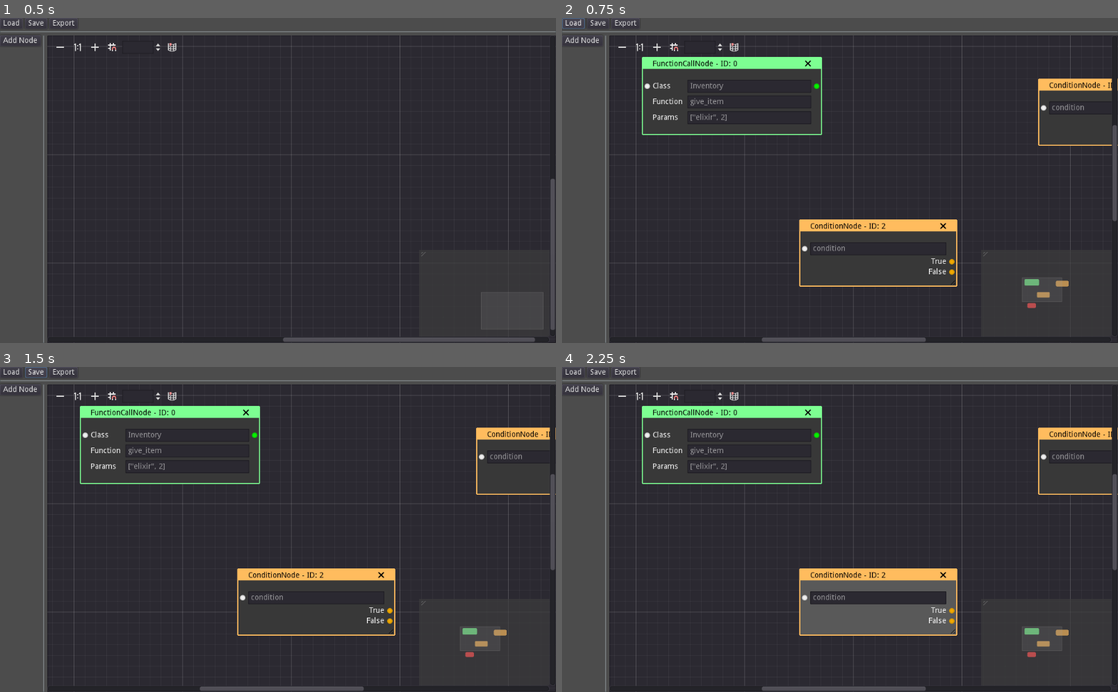
Above: before the commit, frames 1-4 (two rows, left to right).
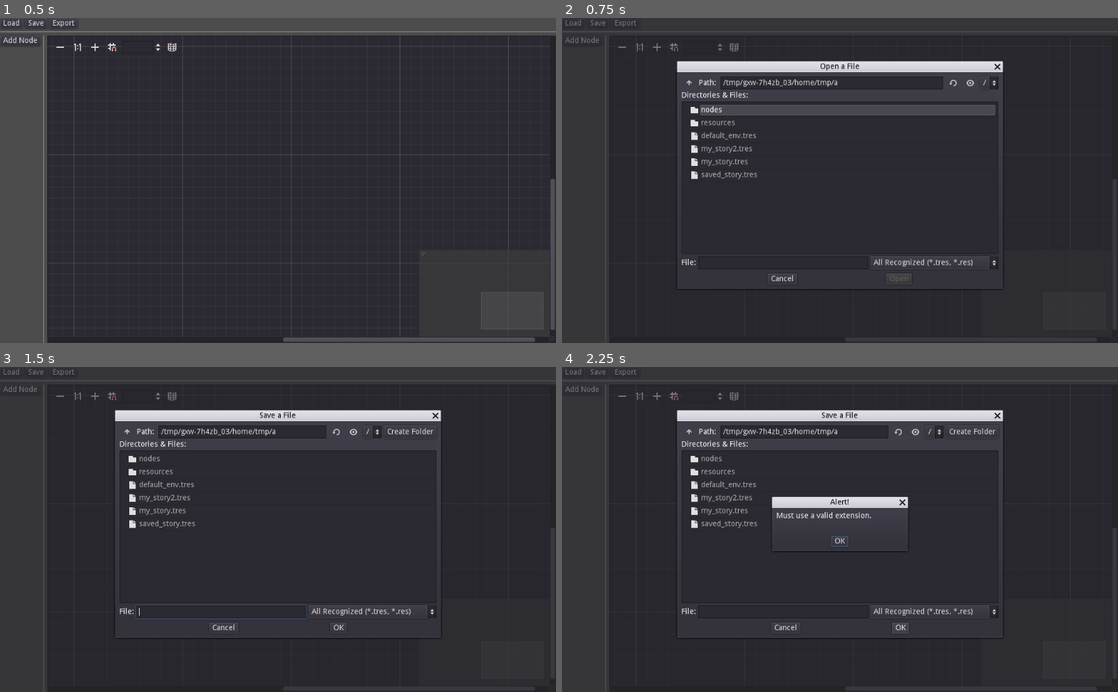
Above: after the commit, the same moments.

Repository: fossegutten/FuzzyStoryEditor
Game: Godot game, scene res://StoryEditor.tscn
Same seed, same stepped clock (60 frames per second), same inputs: the game is played once before the commit and once after it.
Inputs (mouse positions are in pixels of both pictures, inside the frame that each line leads up to):
- Up to frame 1 (0.5 s): no input
- Up to frame 2 (0.75 s): click "Load" at 0.5 s
- Up to frame 3 (1.5 s): click "Save" at 1.25 s
- Up to frame 4 (2.25 s): click (901, 627) at 2 s, where only the run after the commit has a clickable "OK"

Frame 1 is identical in both runs. In frame 2, 10% of the frame differs, in the area x 0-100%, y 0-100%; in frame 3, 9.0%; in frame 4, 13%.

Commit message:
save and load panels added

Diff:
--- /dev/null
+++ b/FileDialogPanel.gd
@@ -0,0 +1,68 @@
+extends Panel
+
+signal load_request(path)
+signal save_request(path)
+
+var file_dialog_size := Vector2(600, 400)
+var confirmation_dialog_size := Vector2(300, 100)
+
+export(NodePath) var graph_edit_path : NodePath
+#enum {
+#	LOAD,
+#	SAVE
+#}
+#
+#var current_mode : int = -1
+var current_load_path : String = ""
+
+func _ready():
+	hide()
+
+
+func open_load_panel() -> void:
+	show()
+	$FileDialogLoad.popup_centered(file_dialog_size)
+
+func open_save_panel() -> void:
+	show()
+	$FileDialogSave.popup_centered(file_dialog_size)
+
+# max 3 lines text for now
+func open_confirmation_panel(title : String, text : String = "") -> void:
+	$ConfirmationDialogLoad.window_title = title
+	$ConfirmationDialogLoad.popup_centered(confirmation_dialog_size)
+#	$ConfirmationDialogLoad/Margin/Label.text = text
+
+
+func _on_Dialog_popup_hide():
+	# don't close if confirmation dialog just popped
+	if !$ConfirmationDialogLoad.visible:
+		hide()
+
+
+func _on_FileDialogLoad_file_selected(path):
+
+	var prompt : bool = false
+
+	var graph_edit : EventEdit = get_node(graph_edit_path)
+
+	if graph_edit:
+		if graph_edit.get_event_nodes().size() > 0:
+			prompt = true
+
+	if prompt:
+		current_load_path = path
+		open_confirmation_panel("Are you sure you want to load?")
+	else:
+		emit_signal("load_request", path)
+
+
+func _on_FileDialogSave_file_selected(path):
+	# save dialog has a confirmation prompt built in, for when file exists
+	emit_signal("save_request", path)
+	print("save requested")
+
+
+func _on_ConfirmationDialogLoad_confirmed():
+	print("load requested")
+	emit_signal("load_request", current_load_path)
--- a/StoryEditor.gd
+++ b/StoryEditor.gd
@@ -43,15 +43,29 @@
 
 
 func _on_LoadButton_pressed():
-	var arr : Array = $StorySaveLoad.load_resource()
-	$StoryParser.array_to_graph(graph_edit, arr)
+	$FileDialogPanel.open_load_panel()
 
 
 func _on_SaveButton_pressed():
-	var arr : Array = $StoryParser.graph_to_array(graph_edit, graph_edit.get_event_nodes())
-	$StorySaveLoad.save_as_resource(arr)
+	$FileDialogPanel.open_save_panel()
 
 
 func _on_ExportButton_pressed():
 	var arr : Array = $StoryParser.graph_to_array(graph_edit, graph_edit.get_event_nodes())
 	$StorySaveLoad.save_as_json(arr)
+
+
+func _on_FileDialogPanel_load_request(path):
+	graph_edit.clear_all_event_nodes()
+
+	# make sure the old nodes are removed before we load in new ones
+	yield(get_tree(), "idle_frame")
+	yield(get_tree(), "idle_frame")
+
+	var arr : Array = $StorySaveLoad.load_resource(path)
+	$StoryParser.array_to_graph(graph_edit, arr)
+
+
+func _on_FileDialogPanel_save_request(path):
+	var arr : Array = $StoryParser.graph_to_array(graph_edit, graph_edit.get_event_nodes())
+	$StorySaveLoad.save_as_resource(arr, path)
--- a/StoryEditor.tscn
+++ b/StoryEditor.tscn
@@ -1,9 +1,10 @@
-[gd_scene load_steps=5 format=2]
+[gd_scene load_steps=6 format=2]
 
 [ext_resource path="res://StoryEditor.gd" type="Script" id=1]
 [ext_resource path="res://StoryParser.gd" type="Script" id=2]
 [ext_resource path="res://StoryGraphEdit.gd" type="Script" id=3]
 [ext_resource path="res://StorySaveLoad.gd" type="Script" id=4]
+[ext_resource path="res://FileDialogPanel.gd" type="Script" id=5]
 
 [node name="StoryEditor" type="Control"]
 anchor_right = 1.0
@@ -81,6 +82,81 @@
 margin_right = 20.0
 margin_bottom = 20.0
 
+[node name="FileDialogPanel" type="Panel" parent="."]
+self_modulate = Color( 1, 1, 1, 0.545098 )
+anchor_right = 1.0
+anchor_bottom = 1.0
+script = ExtResource( 5 )
+__meta__ = {
+"_edit_use_anchors_": false
+}
+graph_edit_path = NodePath("../VBox/HBox2/StoryGraphEdit")
+
+[node name="FileDialogLoad" type="FileDialog" parent="FileDialogPanel"]
+margin_left = 354.0
+margin_top = 234.0
+margin_right = 669.0
+margin_bottom = 365.5
+rect_min_size = Vector2( 250, 87.5 )
+window_title = "Open a File"
+resizable = true
+mode = 0
+access = 2
+filters = PoolStringArray( "*.tres ; Text Resource", "*.res ; Binary Resource" )
+current_dir = "/repos/Godot/DialogWizard"
+current_path = "/repos/Godot/DialogWizard/"
+
+[node name="FileDialogSave" type="FileDialog" parent="FileDialogPanel"]
+margin_left = 354.0
+margin_top = 234.0
+margin_right = 669.0
+margin_bottom = 365.5
+rect_min_size = Vector2( 250, 87.5 )
+resizable = true
+access = 2
+filters = PoolStringArray( "*.tres ; Text Resource", "*.res ; Binary Resource" )
+current_dir = "/repos/Godot/DialogWizard"
+current_path = "/repos/Godot/DialogWizard/"
+
+[node name="ConfirmationDialogLoad" type="ConfirmationDialog" parent="FileDialogPanel"]
+visible = true
+margin_right = 300.0
+margin_bottom = 100.0
+rect_min_size = Vector2( 300, 100 )
+window_title = "Are you sure you want to save?"
+__meta__ = {
+"_edit_use_anchors_": false
+}
+
+[node name="Margin" type="MarginContainer" parent="FileDialogPanel/ConfirmationDialogLoad"]
+anchor_right = 1.0
+anchor_bottom = 1.0
+mouse_filter = 2
+custom_constants/margin_right = 20
+custom_constants/margin_top = 5
+custom_constants/margin_left = 20
+custom_constants/margin_bottom = 35
+__meta__ = {
+"_edit_use_anchors_": false
+}
+
+[node name="ColorRect" type="ColorRect" parent="FileDialogPanel/ConfirmationDialogLoad/Margin"]
+margin_left = 20.0
+margin_top = 5.0
+margin_right = 280.0
+margin_bottom = 65.0
+color = Color( 0.301961, 0.301961, 0.301961, 1 )
+
+[node name="Label" type="Label" parent="FileDialogPanel/ConfirmationDialogLoad/Margin"]
+margin_left = 20.0
+margin_top = 11.0
+margin_right = 280.0
+margin_bottom = 59.0
+text = "asd
+asd
+asd"
+autowrap = true
+
 [node name="StoryParser" type="Node" parent="."]
 script = ExtResource( 2 )
 
@@ -95,3 +171,11 @@
 [connection signal="connection_to_empty" from="VBox/HBox2/StoryGraphEdit" to="VBox/HBox2/StoryGraphEdit" method="_on_StoryGraphEdit_connection_to_empty"]
 [connection signal="right_clicked" from="VBox/HBox2/StoryGraphEdit" to="." method="_on_StoryGraphEdit_right_clicked"]
 [connection signal="id_pressed" from="AddNodePopupMenu" to="." method="_on_AddNodePopupMenu_id_pressed"]
+[connection signal="load_request" from="FileDialogPanel" to="." method="_on_FileDialogPanel_load_request"]
+[connection signal="save_request" from="FileDialogPanel" to="." method="_on_FileDialogPanel_save_request"]
+[connection signal="file_selected" from="FileDialogPanel/FileDialogLoad" to="FileDialogPanel" method="_on_FileDialogLoad_file_selected"]
+[connection signal="popup_hide" from="FileDialogPanel/FileDialogLoad" to="FileDialogPanel" method="_on_Dialog_popup_hide"]
+[connection signal="file_selected" from="FileDialogPanel/FileDialogSave" to="FileDialogPanel" method="_on_FileDialogSave_file_selected"]
+[connection signal="popup_hide" from="FileDialogPanel/FileDialogSave" to="FileDialogPanel" method="_on_Dialog_popup_hide"]
+[connection signal="confirmed" from="FileDialogPanel/ConfirmationDialogLoad" to="FileDialogPanel" method="_on_ConfirmationDialogLoad_confirmed"]
+[connection signal="popup_hide" from="FileDialogPanel/ConfirmationDialogLoad" to="FileDialogPanel" method="_on_Dialog_popup_hide"]
--- a/StoryGraphEdit.gd
+++ b/StoryGraphEdit.gd
@@ -57,6 +57,15 @@
 		if i is EventNode:
 			nodes.append(i)
 	return nodes
+
+
+func clear_all_event_nodes() -> void:
+
+	clear_connections()
+
+	for i in get_event_nodes():
+		remove_child(i)
+		i.queue_free()
 
 
 func has_node_in_position(position : Vector2, from_global : bool) -> bool:
--- a/StorySaveLoad.gd
+++ b/StorySaveLoad.gd
@@ -3,7 +3,7 @@
 var resource_path := "res://saved_story.tres"
 var json_path := "res://saved_story.json"
 
-func load_resource(resource : Resource = load(resource_path)) -> Array:
+func load_resource(resource_path : String) -> Array:
 
 	var story : FuzzyStory = ResourceLoader.load(resource_path)
 
--- a/my_story.tres
+++ b/my_story.tres
@@ -4,4 +4,41 @@
 
 [resource]
 script = ExtResource( 1 )
-story_nodes = [  ]
+story_nodes = [ {
+"class": "",
+"function": "",
+"metadata": {
+"node_name": "FunctionCallNode0",
+"position": Vector2( -156.18, -195 ),
+"size": Vector2( 332, 144 )
+},
+"next_id": -1,
+"node_id": 0,
+"node_type": "FunctionCallNode",
+"params": [  ]
+}, {
+"character": "",
+"choices": [ {
+"next_id": -1,
+"text": "Continue"
+} ],
+"dialog": "",
+"metadata": {
+"node_name": "DialogNode2",
+"position": Vector2( 440, -100 ),
+"size": Vector2( 523, 218 )
+},
+"mood": "",
+"node_id": 2,
+"node_type": "DialogNode"
+}, {
+"metadata": {
+"node_name": "ConditionNode1",
+"position": Vector2( -80, -20 ),
+"size": Vector2( 291, 124 )
+},
+"next_id_false": -1,
+"next_id_true": -1,
+"node_id": 1,
+"node_type": "ConditionNode"
+} ]
--- /dev/null
+++ b/my_story2.tres
@@ -0,0 +1,26 @@
+[gd_resource type="Resource" load_steps=2 format=2]
+
+[ext_resource path="res://resources/FuzzyStory.gd" type="Script" id=1]
+
+[resource]
+script = ExtResource( 1 )
+story_nodes = [ {
+"metadata": {
+"node_name": "ConditionNode0",
+"position": Vector2( -10, 20 ),
+"size": Vector2( 291, 124 )
+},
+"next_id_false": -1,
+"next_id_true": 1,
+"node_id": 0,
+"node_type": "ConditionNode"
+}, {
+"metadata": {
+"node_name": "RandomNode1",
+"position": Vector2( 360, 100 ),
+"size": Vector2( 189, 107 )
+},
+"node_id": 1,
+"node_type": "RandomNode",
+"outcomes": [ -1, -1 ]
+} ]
